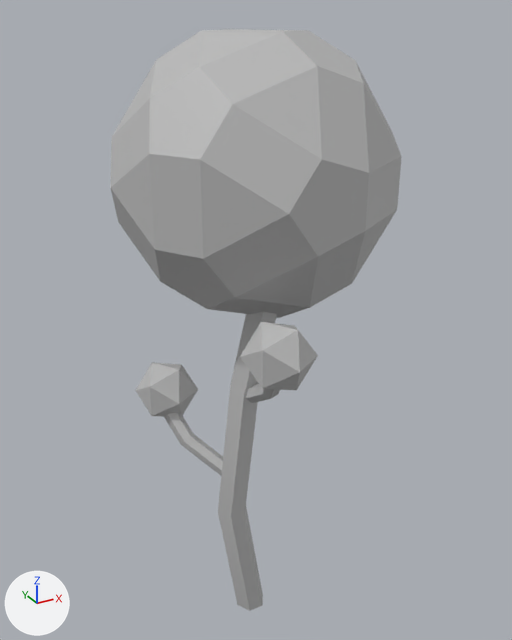
Before and after pictures for a commit that changed the FBX model CampSquirrels/Assets/Kyparon Assets/tree_1_v1.fbx.
The view is the same before and after, from a 50 mm lens placed at (2.85, -1.43, 9.47), pointed at (7.77, 7.51, 5.0). Arrows for +X, +Y and +Z are at lower left; the lights stay in place. Where no turn or scale is listed for an object, it has been applied to the vertices.

In view in the first picture: 'branch_2', 'large_leaves', 'small_leaves_1', 'small_leaves_2', 'trunk'.
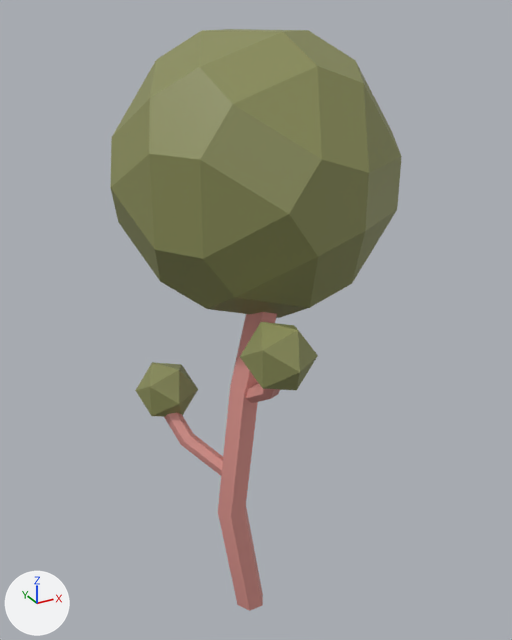
Changed parts and their boxes (x1, y1, x2, y2) in the pictures (512 x 640 px):
```json
{"object": "large_leaves", "change": "recoloured", "before": [110, 29, 402, 318], "after": [110, 29, 402, 318], "on screen": "grey to yellow"}
{"object": "trunk", "change": "recoloured", "before": [218, 312, 277, 611], "after": [218, 312, 277, 611]}
{"object": "small_leaves_1", "change": "recoloured", "before": [240, 322, 318, 390], "after": [240, 322, 318, 390], "on screen": "grey to yellow"}
{"object": "small_leaves_2", "change": "recoloured", "before": [135, 362, 198, 417], "after": [135, 362, 198, 417], "on screen": "grey to yellow"}
{"object": "branch_2", "change": "recoloured", "before": [164, 413, 223, 475], "after": [164, 413, 223, 475], "on screen": "grey to pink"}
```

Scene script edits in JSON lines:
```json
{"op": "add", "block": "mat_leaves", "code": ["mat_leaves = principled_material('leaves')", "mat_leaves.base_color = (0.255, 0.269, 0.0976)  # yellow #8a8e58"]}
{"op": "add", "block": "mat_wood", "code": ["mat_wood = principled_material('wood')", "mat_wood.base_color = (0.728, 0.306, 0.274)  # pink #de968f"]}
{"block": "me_mesh_005", "where": "me_mesh_005.from_pydata(...)  # 20 vertices, 24 faces; spans x -0.639..0.265, y -0.34..0.9, z -0.348..0.89"}
{"op": "remove", "block": "me_mesh_005", "code": "me_mesh_005.materials.append(mat_lambert1)  # grey #bcbcbc"}
{"op": "add", "block": "me_mesh_005", "code": "me_mesh_005.materials.append(mat_wood)  # pink #de968f"}
{"block": "me_mesh_001", "where": "me_mesh_001.from_pydata(...)  # 60 vertices, 73 faces; spans x -2.06..2.06, y -1.99..1.99, z -1.96..1.96"}
{"op": "remove", "block": "me_mesh_001", "code": "me_mesh_001.materials.append(mat_lambert1)  # grey #bcbcbc"}
{"op": "add", "block": "me_mesh_001", "code": "me_mesh_001.materials.append(mat_leaves)  # yellow #8a8e58"}
{"block": "me_mesh_002", "where": "me_mesh_002.from_pydata(...)  # 12 vertices, 20 faces; spans x -0.447..0.447, y -0.5..0.5, z -0.425..0.425"}
{"op": "remove", "block": "me_mesh_002", "code": "me_mesh_002.materials.append(mat_lambert1)  # grey #bcbcbc"}
{"op": "add", "block": "me_mesh_002", "code": "me_mesh_002.materials.append(mat_leaves)  # yellow #8a8e58"}
{"block": "me_mesh", "where": "me_mesh.from_pydata(...)  # 26 vertices, 30 faces; spans x -0.58..0.7, y -0.22..0.22, z -1.0..5.37"}
{"op": "remove", "block": "me_mesh", "code": "me_mesh.materials.append(mat_lambert1)  # grey #bcbcbc"}
{"op": "add", "block": "me_mesh", "code": "me_mesh.materials.append(mat_wood)  # pink #de968f"}
{"block": "me_mesh_003", "where": "me_mesh_003.from_pydata(...)  # 12 vertices, 20 faces; spans x -0.447..0.447, y -0.5..0.5, z -0.425..0.425"}
{"op": "remove", "block": "me_mesh_003", "code": "me_mesh_003.materials.append(mat_lambert1)  # grey #bcbcbc"}
{"op": "add", "block": "me_mesh_003", "code": "me_mesh_003.materials.append(mat_leaves)  # yellow #8a8e58"}
```
